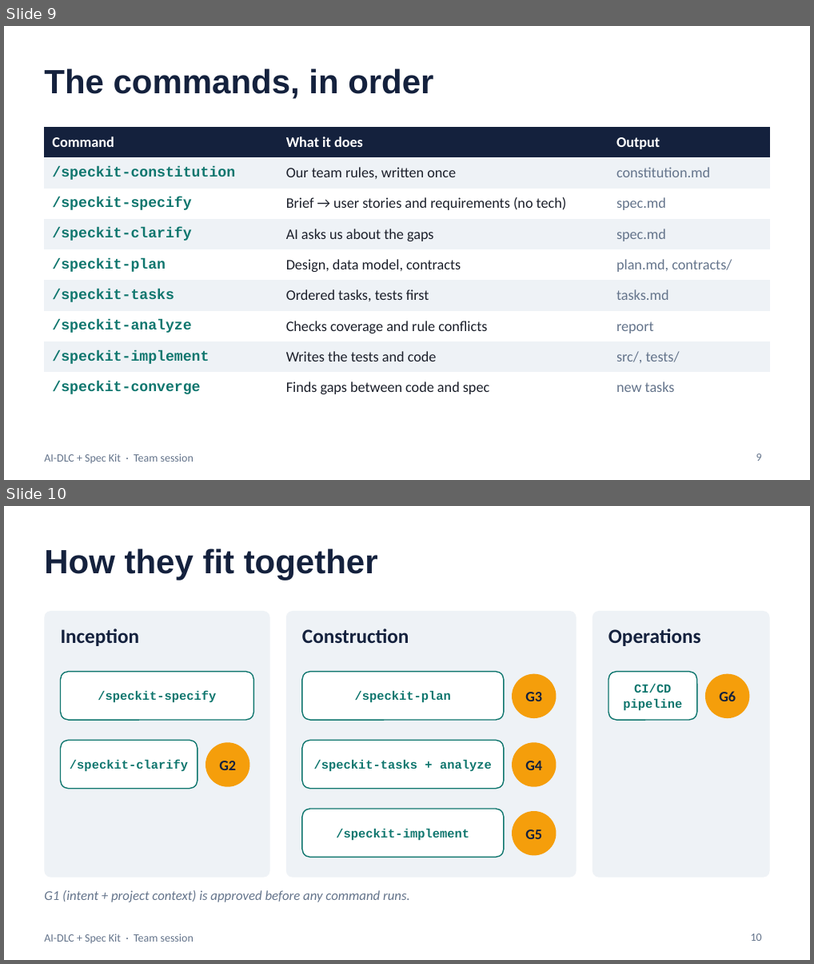
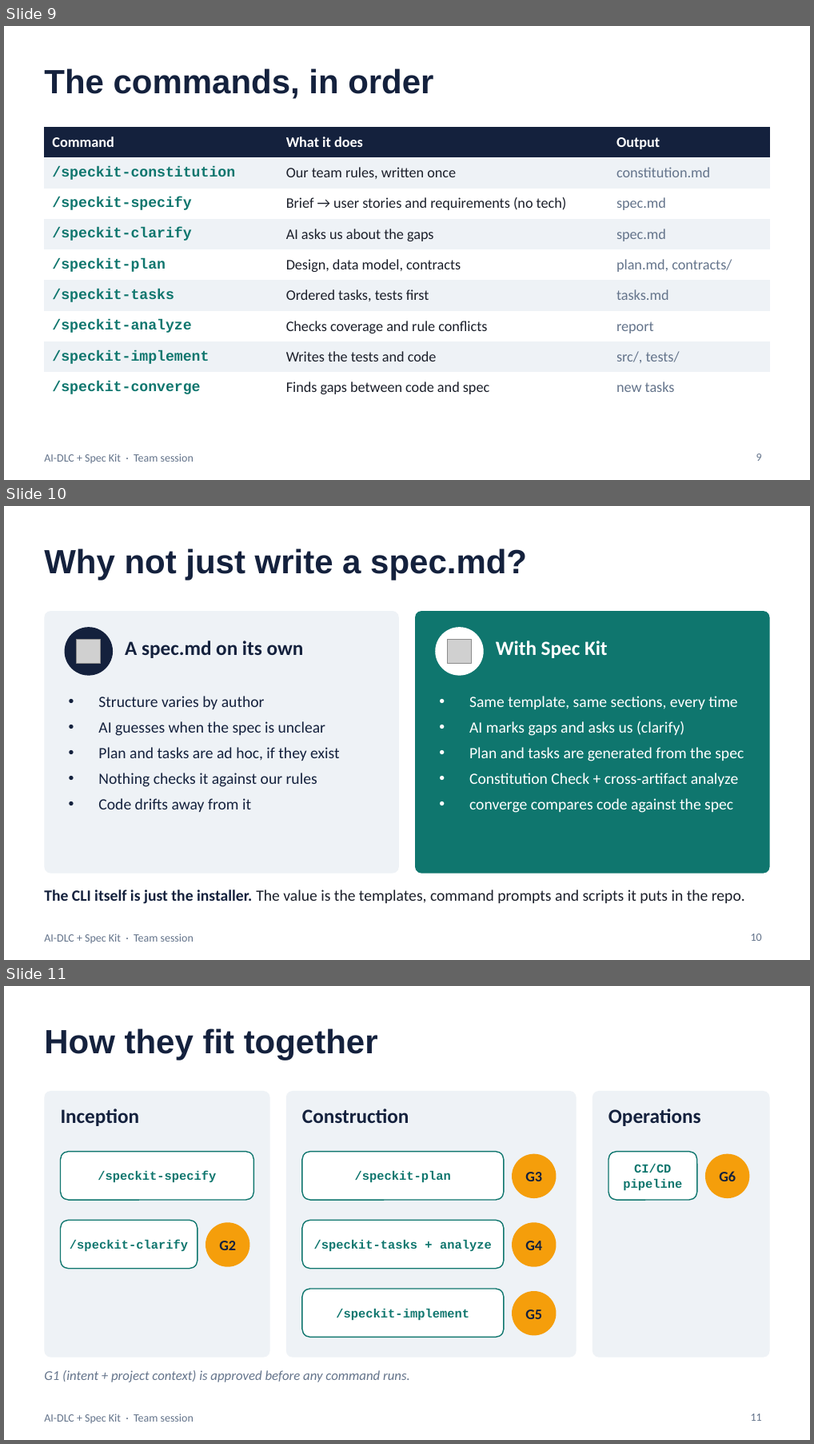
Before and after one commit to jambione/spec-kit-poc, a slide deck: docs/presentation/AI-DLC-Spec-Kit-Team-Session.pptx. Shown one above the other, each under a label of ours: slides 9 and 10 before the commit, slides 9, 10 and 11 after it. The pictures are 814x964 and 814x1444 pixels, drawn with LibreOffice and Linux fonts; fonts in the diff are those of the drawing; grey boxes stand for pictures. Boxes give left, top, right and bottom in pixels: in the first picture for what was removed or moved away, otherwise in the second. Text is boxed around its words. In the diff, an @@ line names an element or a change of style, - is before the commit and + after.

```diff
--- a/docs/presentation/AI-DLC-Spec-Kit-Team-Session.pptx
+++ b/docs/presentation/AI-DLC-Spec-Kit-Team-Session.pptx
@@ slide 10 added at (4, 506, 810, 960), background #FFFFFF; not listed: 1 template element that a slide beside it also shows @@
@@ title added at (44, 548, 527, 580), 30 pt, text #14213D, bold @@
+Why not just write a spec.md?
@@ rounded rectangle added at (44, 611, 399, 873), fill #EEF2F6 @@
@@ rounded rectangle added at (415, 611, 770, 873), fill #0F766E @@
@@ ellipse added at (65, 627, 113, 676), fill #14213D @@
@@ picture added at (77, 639, 101, 664) @@
@@ text added at (125, 640, 304, 658), 18 pt, text #14213D, bold @@
+A spec.md on its own
@@ ellipse added at (435, 627, 484, 676), fill #FFFFFF @@
@@ picture added at (447, 639, 472, 664) @@
@@ text added at (496, 640, 608, 658), 18 pt, text #FFFFFF, bold @@
+With Spec Kit
@@ text added at (98, 696, 340, 812), 14 pt, text #14213D @@
+• Structure varies by author
+• AI guesses when the spec is unclear
+• Plan and tasks are ad hoc, if they exist
+• Nothing checks it against our rules
+• Code drifts away from it
@@ text added at (470, 696, 744, 812), 14 pt, text #FFFFFF @@
+• Same template, same sections, every time
+• AI marks gaps and asks us (clarify)
+• Plan and tasks are generated from the spec
+• Constitution Check + cross-artifact analyze
+• converge compares code against the spec
@@ text added at (44, 889, 746, 904), 14 pt, text #1B1F2A @@
+The CLI itself is just the installer. The value is the templates, command prompts and scripts it puts in the repo.
@@ page number added at (751, 933, 762, 940), 10 pt, text #64748B @@
+10
@@ what was slide 10 is now slide 11 @@
@@ page number at (751, 1413, 762, 1420): text changed @@
-10
+11
```
Also in this commit, not shown: 1 slide changed, 2 other slides added, 1 other file.
